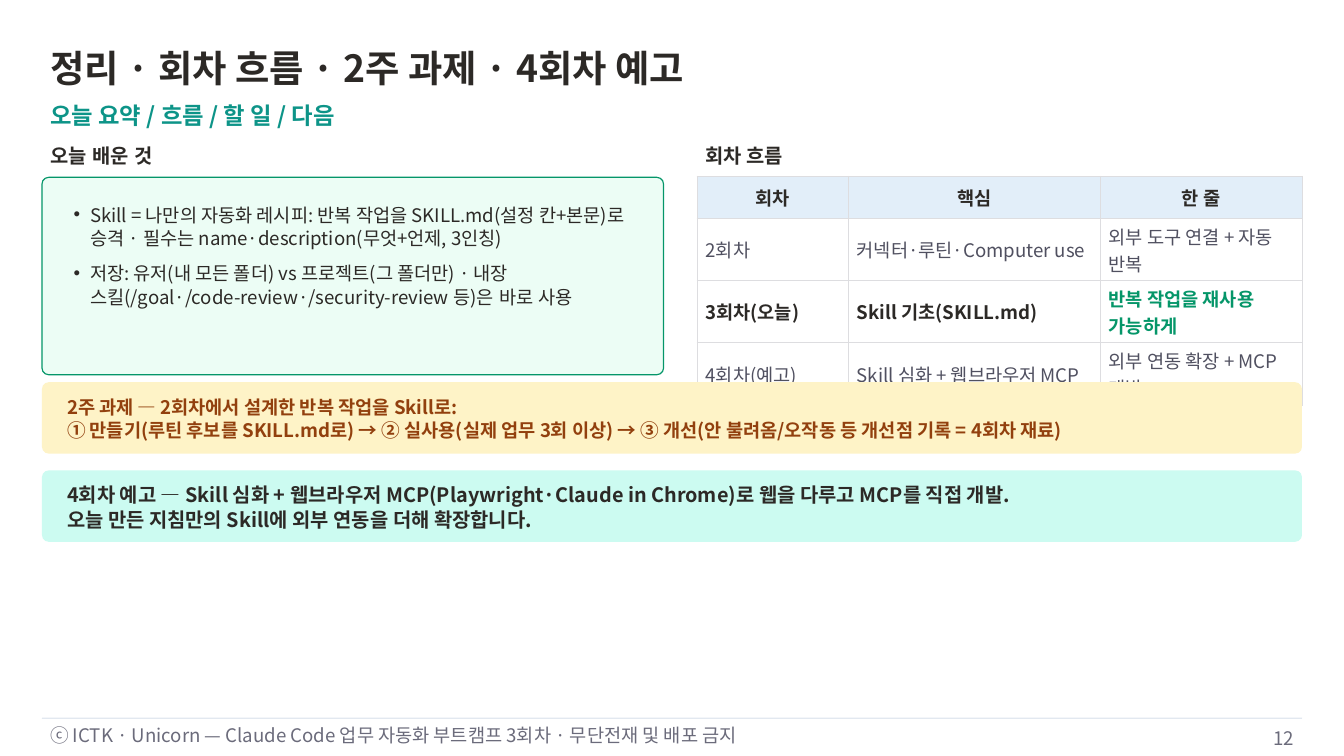
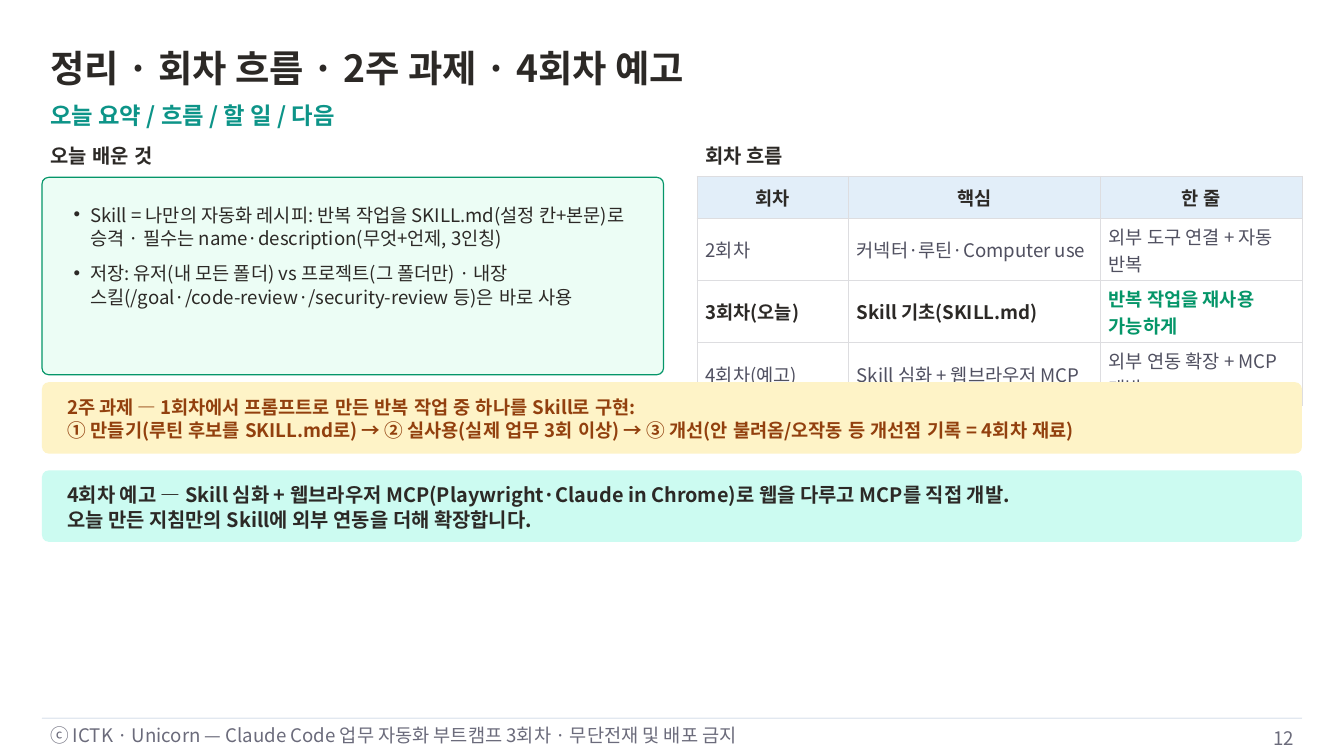
Before and after one commit to unicorn-campus/ai-automation, a slide deck: slide 12 of decks/03-skill-basics/3회차-Skill기초.pptx. Drawn at 1344x756 pixels with LibreOffice and Linux fonts; fonts in the diff are those of the drawing. Boxes give left, top, right and bottom in pixels: in the first picture for what was removed or moved away, otherwise in the second. Text is boxed around its words. In the diff, an @@ line names an element or a change of style, - is before the commit and + after.

```diff
--- a/decks/03-skill-basics/3회차-Skill기초.pptx
+++ b/decks/03-skill-basics/3회차-Skill기초.pptx
@@ text at (x1=67, y1=398, x2=635, y2=416): text changed @@
-2주 과제 — 2회차에서 설계한 반복 작업을 Skill로:
+2주 과제 — 1회차에서 프롬프트로 만든 반복 작업 중 하나를 Skill로 구현:
```
Also in this commit, not shown: 2 other slides changed, 20 other files.
